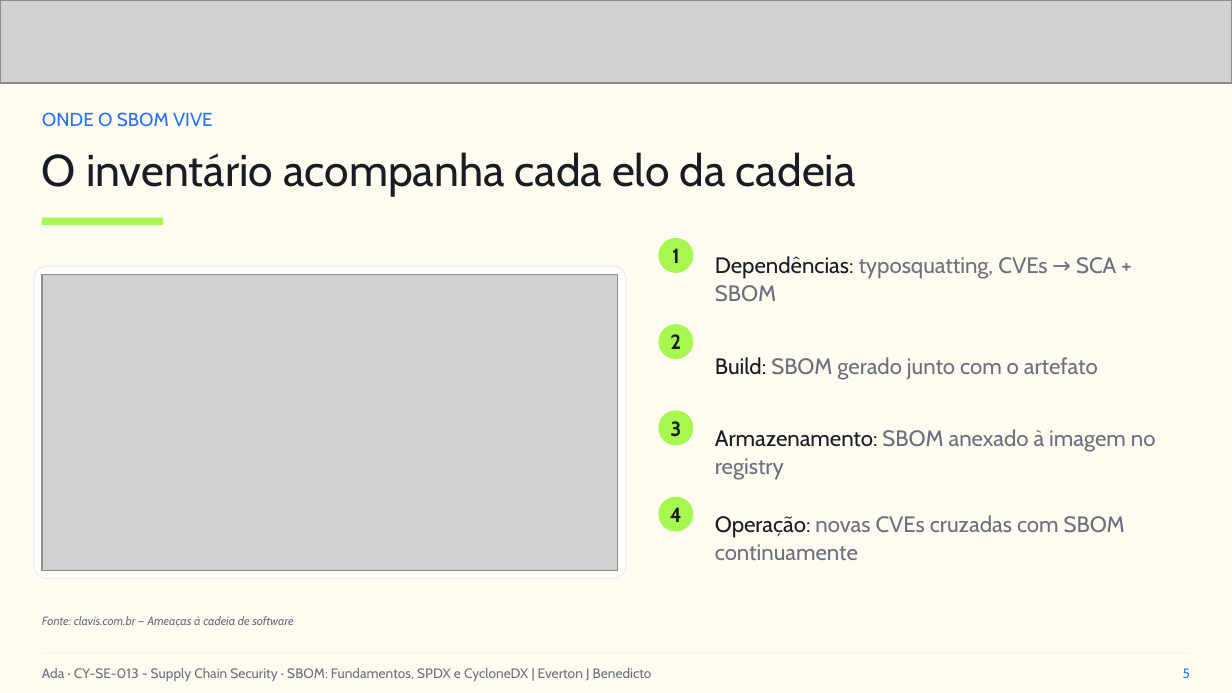
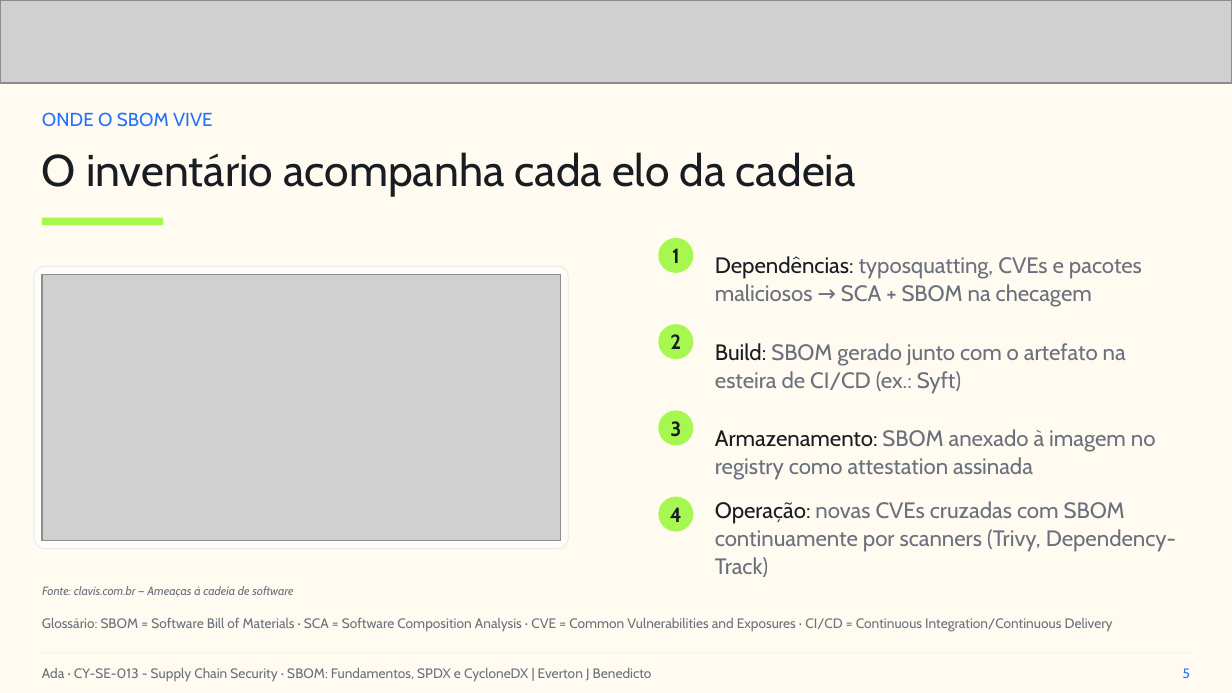
Before and after one commit to everton-dev/AdaTech.Aulas, a slide deck: slide 5 of CY-SE-013 - Supply Chain Security/slides/Aula_04_SBOM_Fundamentos_SPDX_e_CycloneDX.pptx. Drawn at 1232x693 pixels with LibreOffice and Linux fonts; fonts in the diff are those of the drawing; grey boxes stand for pictures. Boxes give left, top, right and bottom in pixels: in the first picture for what was removed or moved away, otherwise in the second. Text is boxed around its words. In the diff, an @@ line names an element or a change of style, - is before the commit and + after.

```diff
--- a/CY-SE-013 - Supply Chain Security/slides/Aula_04_SBOM_Fundamentos_SPDX_e_CycloneDX.pptx
+++ b/CY-SE-013 - Supply Chain Security/slides/Aula_04_SBOM_Fundamentos_SPDX_e_CycloneDX.pptx
@@ rounded rectangle: place and size @@
-rounded rectangle at [34,266,627,578]
+rounded rectangle at [34,266,569,548]
@@ text at [715,256,1142,307]: text changed @@
-Dependências: typosquatting, CVEs → SCA + SBOM
+Dependências: typosquatting, CVEs e pacotes maliciosos → SCA + SBOM na checagem
@@ picture: place and size @@
-picture at [42,275,617,570]
+picture at [42,275,561,541]
@@ text at [715,343,1126,394]: text changed @@
-Build: SBOM gerado junto com o artefato
+Build: SBOM gerado junto com o artefato na esteira de CI/CD (ex.: Syft)
@@ text at [715,429,1156,480]: text changed @@
-Armazenamento: SBOM anexado à imagem no registry
+Armazenamento: SBOM anexado à imagem no registry como attestation assinada
@@ text at [715,501,1176,577]: text changed @@
-Operação: novas CVEs cruzadas com SBOM continuamente
+Operação: novas CVEs cruzadas com SBOM continuamente por scanners (Trivy, Dependency-Track)
@@ text "Fonte: clavis.com.br — Ameaças à ...": place and size @@
-text "Fonte: clavis.com.br — Ameaças à ..." at [42,616,293,627]
+text "Fonte: clavis.com.br — Ameaças à ..." at [42,586,293,597]
@@ text added at [42,618,1113,632], 8 pt, text #6A707D @@
+Glossário: SBOM = Software Bill of Materials · SCA = Software Composition Analysis · CVE = Common Vulnerabilities and Exposures · CI/CD = Continuous Integration/Continuous Delivery
```
Also in this commit, not shown: 6 other slides changed, 1 slide added, 17 other files.
